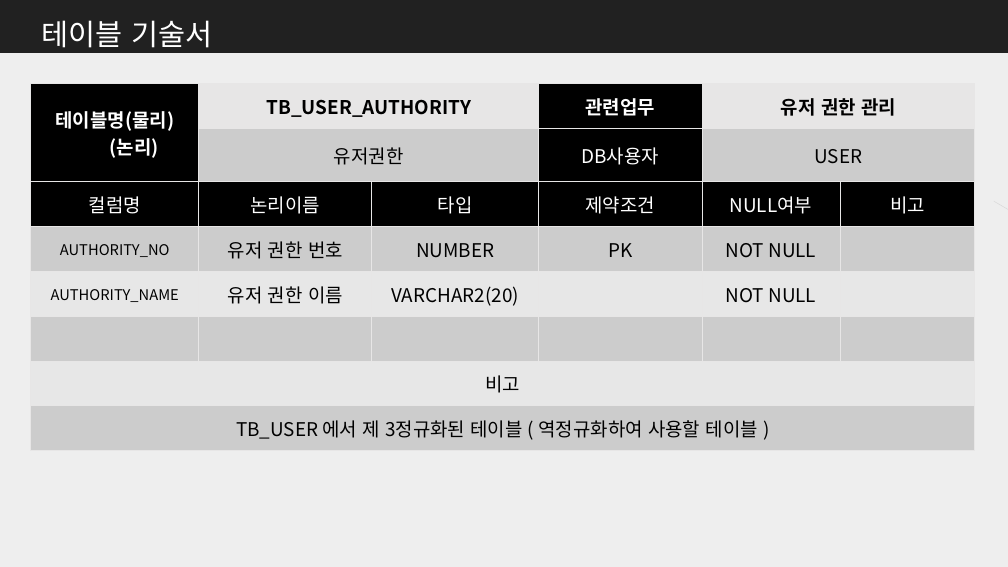
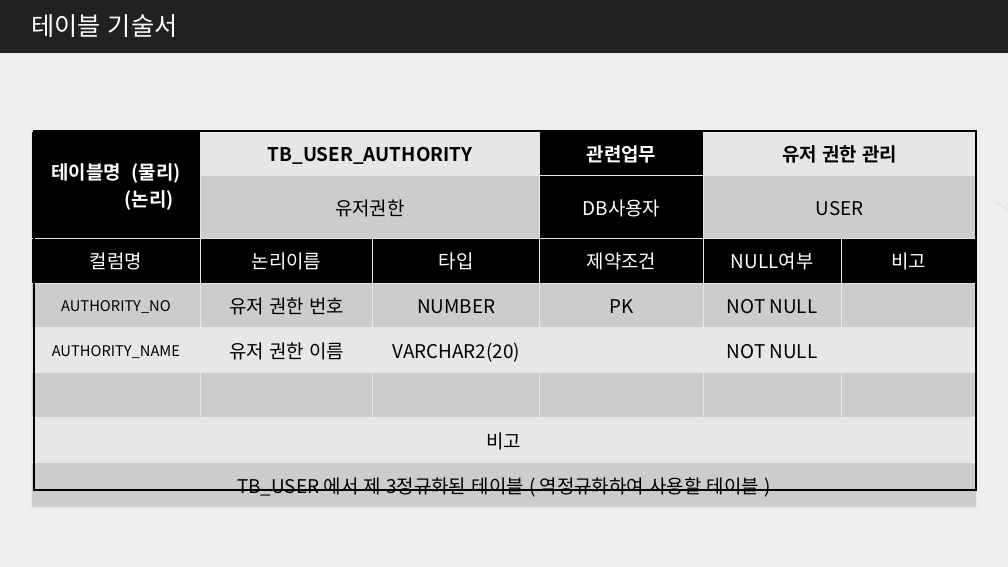
Before and after one commit to me0768/KHFinalProject, a slide deck: slide 14 of 보고서/DataBase설계서_Final_Project.pptx. Drawn at 1008x567 pixels with LibreOffice and Linux fonts; fonts in the diff are those of the drawing. Boxes give left, top, right and bottom in pixels: in the first picture for what was removed or moved away, otherwise in the second. Text is boxed around its words. In the diff, an @@ line names an element or a change of style, - is before the commit and + after.

```diff
--- a/보고서/DataBase설계서_Final_Project.pptx
+++ b/보고서/DataBase설계서_Final_Project.pptx
@@ text "테이블 기술서": place and size @@
-text "테이블 기술서" at <box>42,20,212,48</box>
+text "테이블 기술서" at <box>31,14,178,37</box>
@@ text "테이블 기술서" at <box>31,14,178,37</box>: size 28 to 24 pt; line spacing 1.5 to 1 @@
@@ table at <box>32,131,977,500</box> @@
-row 1, column 1: 테이블명(물리) / (논리)
+row 1, column 1: 테이블명 (물리) / (논리)
@@ table: place and size @@
-table at <box>31,84,976,443</box>
+table at <box>32,131,977,500</box>
@@ rectangle added at <box>34,131,976,490</box>, outline #000000 2 pt @@
```
Also in this commit, not shown: 27 other slides changed, 17 slides added, 4 other files.
